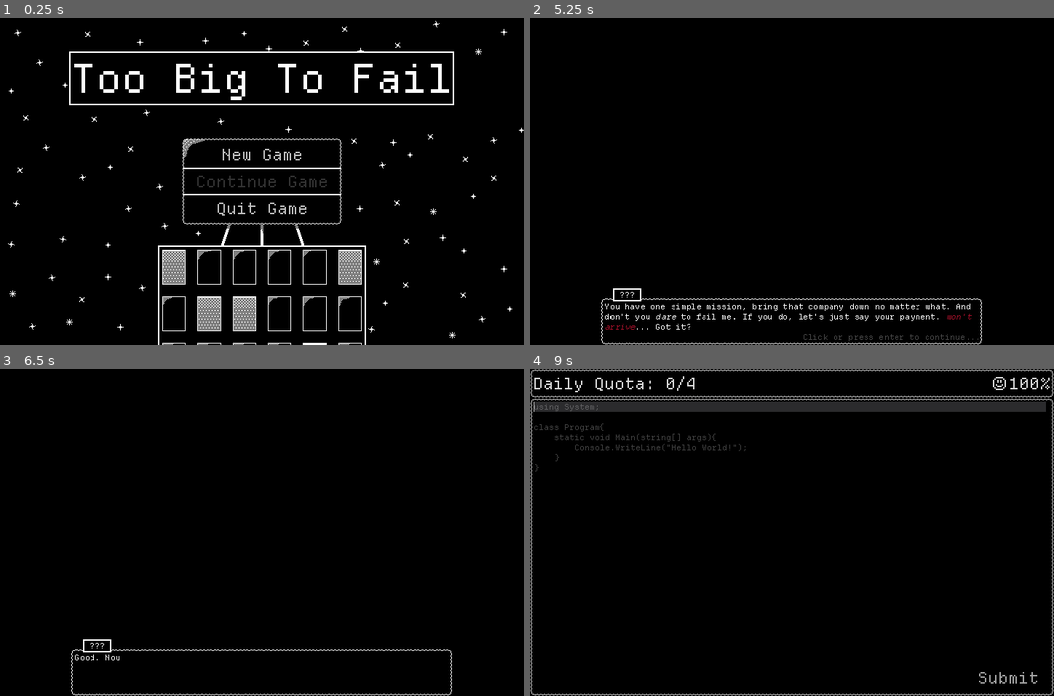
Above: before the commit, frames 1-4 (two rows, left to right).
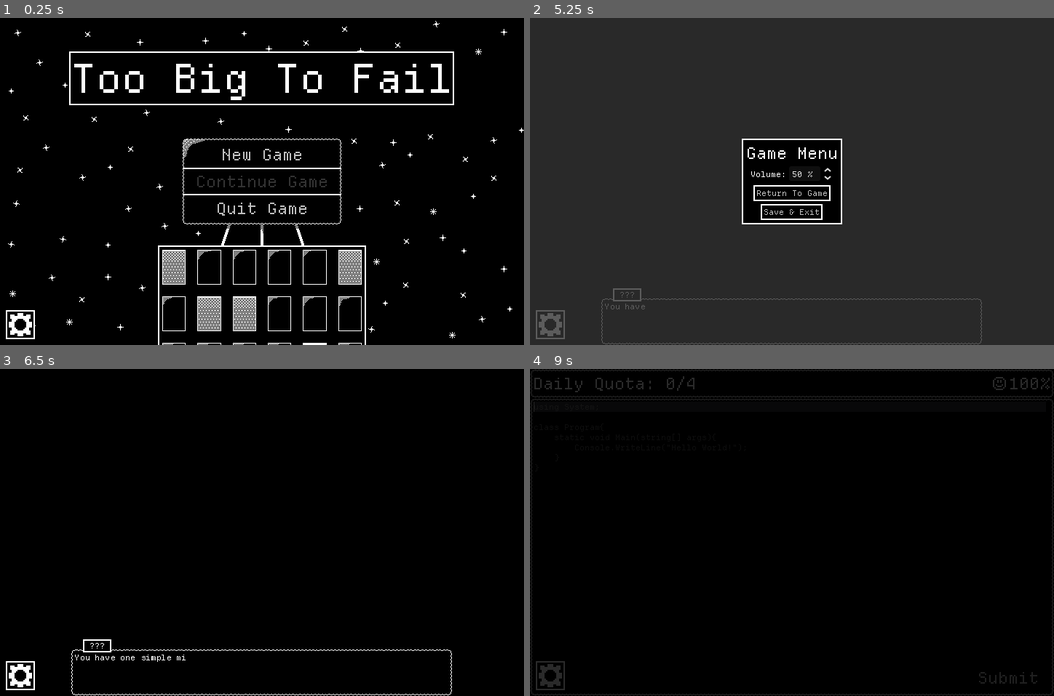
Above: after the commit, the same moments.

Repository: GemDust0/TooBigToFail
Game: Godot game, scene res://Scenes/TitleScreen.tscn
Two runs of this game, one before a commit and one after it. Both use one fixed random seed, a clock stepped at 60 frames per second and the inputs below.
Inputs (mouse positions are in pixels of both pictures, inside the frame that each line leads up to):
- Up to frame 1 (0.25 s): no input
- Up to frame 2 (5.25 s): click (550, 325) at 0.52 s; click (792, 194) at 1.25 s, where only the run after the commit has a clickable "Return To Game"; click "New Game" at 2 s; tap Enter (enter) at 2.75 s; move the mouse to (907, 165) at 2.77 s; hold Enter (enter) 2.78-3.53 s; click (907, 165) at 2.92 s; tap Space at 3.5 s; move the mouse to (687, 197) at 3.52 s; click (687, 197) at 3.6 s; move the mouse to (844, 109) at 4.27 s; hold Enter (enter) 4.28-5 s; click (844, 109) at 4.42 s; click (550, 325) at 5.02 s
- Up to frame 3 (6.5 s): click (262, 545) at 5.75 s, where only the run after the commit has a clickable "Return To Game"
- Up to frame 4 (9 s): tap Enter (enter) at 6.5, 7.25 s; move the mouse to (765, 597) at 6.52 s; click (765, 597) at 6.6 s; move the mouse to (949, 581) at 7.27 s; hold Enter (enter) 7.28-8.03 s; click (949, 581) at 7.42 s; move the mouse to (634, 483) at 8.02 s; click (634, 483) at 8.1 s; move the mouse to (818, 532) at 8.77 s; hold Enter (enter) from 8.78 s (still down); click (818, 532) at 8.92 s

The runs differ from the first frame. In frame 1, 0.3% of the frame differs, in the area x 1-7%, y 89-99%; in frame 2, 96%, in the area x 0-100%, y 0-100%; in frame 3, 0.4%; in frame 4, 5.3%.

Commit message:
GameMenu tweaks

Diff:
--- a/Scenes/CorporateSim.tscn
+++ b/Scenes/CorporateSim.tscn
@@ -26,6 +26,7 @@
 [ext_resource type="PackedScene" uid="uid://c463mhbtyan7m" path="res://Scenes/Employees/QaTester.tscn" id="22_3xc6l"]
 [ext_resource type="PackedScene" uid="uid://c5rfmaaquqbnt" path="res://Scenes/Employees/Cat.tscn" id="23_35kq6"]
 [ext_resource type="PackedScene" uid="uid://bw6uqna2uej6v" path="res://Scenes/TransitionObject.tscn" id="26_s85ji"]
+[ext_resource type="PackedScene" uid="uid://cuy180vvxh21n" path="res://Scenes/GameMenu.tscn" id="27_rwkd1"]
 
 [node name="CorporateSim" type="Node" unique_id=1056640650]
 script = ExtResource("1_v5m7x")
@@ -354,6 +355,12 @@
 
 [node name="RelicInventory" parent="." unique_id=1807914356 instance=ExtResource("11_ig6cq")]
 
+[node name="GameMenu" parent="." unique_id=873510849 instance=ExtResource("27_rwkd1")]
+offset_left = 8.0
+offset_top = 402.0
+offset_right = -672.0
+offset_bottom = -8.0
+
 [connection signal="pressed" from="HUD/TargetReached/ButtonMargin/ButtonMargin/Confirm" to="." method="target_reached_accept"]
 [connection signal="pressed" from="HUD/MarginContainer/MarginContainer/HandInTargetButton" to="." method="display_target_reached"]
 [connection signal="pressed" from="HUD/RelicUnlock/ButtonMargin/VBoxContainer/ButtonMargin/ButtonMargin/RelicConfirm" to="." method="accept_relic"]
--- a/Scenes/Cutscene.tscn
+++ b/Scenes/Cutscene.tscn
@@ -3,6 +3,7 @@
 [ext_resource type="PackedScene" uid="uid://d0l8cldmt5055" path="res://Scenes/Dialogue.tscn" id="1_1srds"]
 [ext_resource type="Script" uid="uid://c4fi2io8v23b0" path="res://Scripts/Cutscene.gd" id="1_idm0t"]
 [ext_resource type="PackedScene" uid="uid://bw6uqna2uej6v" path="res://Scenes/TransitionObject.tscn" id="3_qcpka"]
+[ext_resource type="PackedScene" uid="uid://cuy180vvxh21n" path="res://Scenes/GameMenu.tscn" id="4_qcpka"]
 
 [node name="Cutscene" type="Node" unique_id=1404501526]
 script = ExtResource("1_idm0t")
@@ -26,4 +27,10 @@
 
 [node name="TransitionObject" parent="." unique_id=1894568809 instance=ExtResource("3_qcpka")]
 
+[node name="GameMenu" parent="." unique_id=873510849 instance=ExtResource("4_qcpka")]
+offset_left = 8.0
+offset_top = 402.0
+offset_right = -672.0
+offset_bottom = -8.0
+
 [connection signal="ended" from="Dialogue" to="." method="transition"]
--- a/Scenes/EmployeeSequence.tscn
+++ b/Scenes/EmployeeSequence.tscn
@@ -7,6 +7,7 @@
 [ext_resource type="Texture2D" uid="uid://bvq08ao3jco3" path="res://Assets/SadFace.png" id="4_1ws3y"]
 [ext_resource type="Texture2D" uid="uid://dfhv185c4coyh" path="res://Assets/HappyFace.png" id="4_pvl1v"]
 [ext_resource type="PackedScene" uid="uid://bw6uqna2uej6v" path="res://Scenes/TransitionObject.tscn" id="7_1ws3y"]
+[ext_resource type="PackedScene" uid="uid://cuy180vvxh21n" path="res://Scenes/GameMenu.tscn" id="8_s7mt1"]
 
 [node name="EmployeeSequence" type="Node" unique_id=595623739]
 script = ExtResource("1_56010")
@@ -56,4 +57,15 @@
 
 [node name="TransitionObject" parent="." unique_id=1894568809 instance=ExtResource("7_1ws3y")]
 
+[node name="GameMenu" parent="." unique_id=873510849 instance=ExtResource("8_s7mt1")]
+anchors_preset = 2
+anchor_top = 1.0
+anchor_right = 0.0
+offset_left = 8.0
+offset_top = -48.0
+offset_right = 8.0
+offset_bottom = -48.0
+grow_horizontal = 1
+grow_vertical = 0
+
 [connection signal="pressed" from="Submit" to="." method="_on_submit_pressed"]
--- a/Scenes/GameMenu.tscn
+++ b/Scenes/GameMenu.tscn
@@ -8,9 +8,8 @@
 anchors_preset = 15
 anchor_right = 1.0
 anchor_bottom = 1.0
-offset_top = 1.0
 offset_right = -680.0
-offset_bottom = -409.0
+offset_bottom = -410.0
 grow_horizontal = 2
 grow_vertical = 2
 script = ExtResource("1_sj0hj")
@@ -64,7 +63,7 @@
 grow_horizontal = 2
 grow_vertical = 2
 mouse_filter = 2
-color = Color(1, 1, 1, 0.23529412)
+color = Color(1, 1, 1, 0)
 
 [node name="SettingsButton" type="TextureButton" parent="IconContainer/ColorRect/MarginContainer/MarginContainer/SettingsIcon" unique_id=1629070363]
 layout_mode = 1
@@ -74,19 +73,20 @@
 grow_horizontal = 2
 grow_vertical = 2
 
-[node name="MenuNode" type="Node" parent="." unique_id=1683817513]
-
-[node name="MenuGrayout" type="ColorRect" parent="MenuNode" unique_id=1080026190]
-anchors_preset = 15
-anchor_right = 1.0
-anchor_bottom = 1.0
-offset_top = 1.0
-offset_bottom = 1.0
+[node name="MenuLayer" type="CanvasLayer" parent="." unique_id=56147456]
+process_mode = 3
+layer = 2
+visible = false
+
+[node name="MenuGrayout" type="ColorRect" parent="MenuLayer" unique_id=1080026190]
+anchors_preset = 15
+anchor_right = 1.0
+anchor_bottom = 1.0
 grow_horizontal = 2
 grow_vertical = 2
 color = Color(0.2, 0.2, 0.2, 0.8)
 
-[node name="MenuContainer" type="MarginContainer" parent="MenuNode/MenuGrayout" unique_id=431319023]
+[node name="MenuContainer" type="MarginContainer" parent="MenuLayer/MenuGrayout" unique_id=431319023]
 layout_mode = 1
 anchors_preset = 8
 anchor_left = 0.5
@@ -100,47 +100,47 @@
 grow_horizontal = 2
 grow_vertical = 2
 
-[node name="ColorRect" type="ColorRect" parent="MenuNode/MenuGrayout/MenuContainer" unique_id=336039930]
-layout_mode = 2
-
-[node name="MarginContainer" type="MarginContainer" parent="MenuNode/MenuGrayout/MenuContainer" unique_id=972499815]
-layout_mode = 2
-theme_override_constants/margin_left = 2
-theme_override_constants/margin_top = 2
-theme_override_constants/margin_right = 2
-theme_override_constants/margin_bottom = 2
-
-[node name="ColorRect" type="ColorRect" parent="MenuNode/MenuGrayout/MenuContainer/MarginContainer" unique_id=1063727400]
-layout_mode = 2
-color = Color(0, 0, 0, 1)
-
-[node name="MarginContainer" type="MarginContainer" parent="MenuNode/MenuGrayout/MenuContainer/MarginContainer" unique_id=588664557]
+[node name="ColorRect" type="ColorRect" parent="MenuLayer/MenuGrayout/MenuContainer" unique_id=336039930]
+layout_mode = 2
+
+[node name="MarginContainer" type="MarginContainer" parent="MenuLayer/MenuGrayout/MenuContainer" unique_id=972499815]
+layout_mode = 2
+theme_override_constants/margin_left = 2
+theme_override_constants/margin_top = 2
+theme_override_constants/margin_right = 2
+theme_override_constants/margin_bottom = 2
+
+[node name="ColorRect" type="ColorRect" parent="MenuLayer/MenuGrayout/MenuContainer/MarginContainer" unique_id=1063727400]
+layout_mode = 2
+color = Color(0, 0, 0, 1)
+
+[node name="MarginContainer" type="MarginContainer" parent="MenuLayer/MenuGrayout/MenuContainer/MarginContainer" unique_id=588664557]
 layout_mode = 2
 theme_override_constants/margin_left = 4
 theme_override_constants/margin_top = 4
 theme_override_constants/margin_right = 4
 theme_override_constants/margin_bottom = 4
 
-[node name="VBoxContainer" type="VBoxContainer" parent="MenuNode/MenuGrayout/MenuContainer/MarginContainer/MarginContainer" unique_id=1123663538]
-layout_mode = 2
-
-[node name="Label" type="Label" parent="MenuNode/MenuGrayout/MenuContainer/MarginContainer/MarginContainer/VBoxContainer" unique_id=1330997251]
+[node name="VBoxContainer" type="VBoxContainer" parent="MenuLayer/MenuGrayout/MenuContainer/MarginContainer/MarginContainer" unique_id=1123663538]
+layout_mode = 2
+
+[node name="Label" type="Label" parent="MenuLayer/MenuGrayout/MenuContainer/MarginContainer/MarginContainer/VBoxContainer" unique_id=1330997251]
 layout_mode = 2
 size_flags_horizontal = 4
 size_flags_vertical = 0
 theme_override_font_sizes/font_size = 22
 text = "Game Menu"
 
-[node name="HBoxContainer" type="HBoxContainer" parent="MenuNode/MenuGrayout/MenuContainer/MarginContainer/MarginContainer/VBoxContainer" unique_id=1465555382]
+[node name="HBoxContainer" type="HBoxContainer" parent="MenuLayer/MenuGrayout/MenuContainer/MarginContainer/MarginContainer/VBoxContainer" unique_id=1465555382]
 layout_mode = 2
 alignment = 1
 
-[node name="Label" type="Label" parent="MenuNode/MenuGrayout/MenuContainer/MarginContainer/MarginContainer/VBoxContainer/HBoxContainer" unique_id=712281708]
+[node name="Label" type="Label" parent="MenuLayer/MenuGrayout/MenuContainer/MarginContainer/MarginContainer/VBoxContainer/HBoxContainer" unique_id=712281708]
 layout_mode = 2
 size_flags_horizontal = 0
 text = "Volume:"
 
-[node name="SpinBox" type="SpinBox" parent="MenuNode/MenuGrayout/MenuContainer/MarginContainer/MarginContainer/VBoxContainer/HBoxContainer" unique_id=1715732637]
+[node name="SpinBox" type="SpinBox" parent="MenuLayer/MenuGrayout/MenuContainer/MarginContainer/MarginContainer/VBoxContainer/HBoxContainer" unique_id=1715732637]
 unique_name_in_owner = true
 custom_minimum_size = Vector2(61, 0)
 layout_mode = 2
@@ -152,62 +152,62 @@
 custom_arrow_round = true
 select_all_on_focus = true
 
-[node name="MarginContainer2" type="MarginContainer" parent="MenuNode/MenuGrayout/MenuContainer/MarginContainer/MarginContainer/VBoxContainer" unique_id=793800981]
-layout_mode = 2
-size_flags_horizontal = 4
-
-[node name="ColorRect" type="ColorRect" parent="MenuNode/MenuGrayout/MenuContainer/MarginContainer/MarginContainer/VBoxContainer/MarginContainer2" unique_id=642868475]
-layout_mode = 2
-
-[node name="MarginContainer" type="MarginContainer" parent="MenuNode/MenuGrayout/MenuContainer/MarginContainer/MarginContainer/VBoxContainer/MarginContainer2" unique_id=1768360225]
-layout_mode = 2
-theme_override_constants/margin_left = 2
-theme_override_constants/margin_top = 2
-theme_override_constants/margin_right = 2
-theme_override_constants/margin_bottom = 2
-
-[node name="ColorRect" type="ColorRect" parent="MenuNode/MenuGrayout/MenuContainer/MarginContainer/MarginContainer/VBoxContainer/MarginContainer2/MarginContainer" unique_id=2136885182]
-layout_mode = 2
-color = Color(0, 0, 0, 1)
-
-[node name="MarginContainer" type="MarginContainer" parent="MenuNode/MenuGrayout/MenuContainer/MarginContainer/MarginContainer/VBoxContainer/MarginContainer2/MarginContainer" unique_id=476084257]
-layout_mode = 2
-theme_override_constants/margin_left = 2
-theme_override_constants/margin_top = 2
-theme_override_constants/margin_right = 2
-theme_override_constants/margin_bottom = 2
-
-[node name="Return" type="Button" parent="MenuNode/MenuGrayout/MenuContainer/MarginContainer/MarginContainer/VBoxContainer/MarginContainer2/MarginContainer/MarginContainer" unique_id=1151399291]
+[node name="MarginContainer2" type="MarginContainer" parent="MenuLayer/MenuGrayout/MenuContainer/MarginContainer/MarginContainer/VBoxContainer" unique_id=793800981]
+layout_mode = 2
+size_flags_horizontal = 4
+
+[node name="ColorRect" type="ColorRect" parent="MenuLayer/MenuGrayout/MenuContainer/MarginContainer/MarginContainer/VBoxContainer/MarginContainer2" unique_id=642868475]
+layout_mode = 2
+
+[node name="MarginContainer" type="MarginContainer" parent="MenuLayer/MenuGrayout/MenuContainer/MarginContainer/MarginContainer/VBoxContainer/MarginContainer2" unique_id=1768360225]
+layout_mode = 2
+theme_override_constants/margin_left = 2
+theme_override_constants/margin_top = 2
+theme_override_constants/margin_right = 2
+theme_override_constants/margin_bottom = 2
+
+[node name="ColorRect" type="ColorRect" parent="MenuLayer/MenuGrayout/MenuContainer/MarginContainer/MarginContainer/VBoxContainer/MarginContainer2/MarginContainer" unique_id=2136885182]
+layout_mode = 2
+color = Color(0, 0, 0, 1)
+
+[node name="MarginContainer" type="MarginContainer" parent="MenuLayer/MenuGrayout/MenuContainer/MarginContainer/MarginContainer/VBoxContainer/MarginContainer2/MarginContainer" unique_id=476084257]
+layout_mode = 2
+theme_override_constants/margin_left = 2
+theme_override_constants/margin_top = 2
+theme_override_constants/margin_right = 2
+theme_override_constants/margin_bottom = 2
+
+[node name="Return" type="Button" parent="MenuLayer/MenuGrayout/MenuContainer/MarginContainer/MarginContainer/VBoxContainer/MarginContainer2/MarginContainer/MarginContainer" unique_id=1151399291]
 layout_mode = 2
 size_flags_horizontal = 4
 text = "Return To Game"
 
-[node name="MarginContainer" type="MarginContainer" parent="MenuNode/MenuGrayout/MenuContainer/MarginContainer/MarginContainer/VBoxContainer" unique_id=368025717]
-layout_mode = 2
-size_flags_horizontal = 4
-
-[node name="ColorRect" type="ColorRect" parent="MenuNode/MenuGrayout/MenuContainer/MarginContainer/MarginContainer/VBoxContainer/MarginContainer" unique_id=1902683912]
-layout_mode = 2
-
-[node name="MarginContainer" type="MarginContainer" parent="MenuNode/MenuGrayout/MenuContainer/MarginContainer/MarginContainer/VBoxContainer/MarginContainer" unique_id=210570370]
-layout_mode = 2
-theme_override_constants/margin_left = 2
-theme_override_constants/margin_top = 2
-theme_override_constants/margin_right = 2
-theme_override_constants/margin_bottom = 2
-
-[node name="ColorRect" type="ColorRect" parent="MenuNode/MenuGrayout/MenuContainer/MarginContainer/MarginContainer/VBoxContainer/MarginContainer/MarginContainer" unique_id=1213178726]
-layout_mode = 2
-color = Color(0, 0, 0, 1)
-
-[node name="MarginContainer" type="MarginContainer" parent="MenuNode/MenuGrayout/MenuContainer/MarginContainer/MarginContainer/VBoxContainer/MarginContainer/MarginContainer" unique_id=809698958]
-layout_mode = 2
-theme_override_constants/margin_left = 2
-theme_override_constants/margin_top = 2
-theme_override_constants/margin_right = 2
-theme_override_constants/margin_bottom = 2
-
-[node name="SaveExit" type="Button" parent="MenuNode/MenuGrayout/MenuContainer/MarginContainer/MarginContainer/VBoxContainer/MarginContainer/MarginContainer/MarginContainer" unique_id=1861873617]
+[node name="MarginContainer" type="MarginContainer" parent="MenuLayer/MenuGrayout/MenuContainer/MarginContainer/MarginContainer/VBoxContainer" unique_id=368025717]
+layout_mode = 2
+size_flags_horizontal = 4
+
+[node name="ColorRect" type="ColorRect" parent="MenuLayer/MenuGrayout/MenuContainer/MarginContainer/MarginContainer/VBoxContainer/MarginContainer" unique_id=1902683912]
+layout_mode = 2
+
+[node name="MarginContainer" type="MarginContainer" parent="MenuLayer/MenuGrayout/MenuContainer/MarginContainer/MarginContainer/VBoxContainer/MarginContainer" unique_id=210570370]
+layout_mode = 2
+theme_override_constants/margin_left = 2
+theme_override_constants/margin_top = 2
+theme_override_constants/margin_right = 2
+theme_override_constants/margin_bottom = 2
+
+[node name="ColorRect" type="ColorRect" parent="MenuLayer/MenuGrayout/MenuContainer/MarginContainer/MarginContainer/VBoxContainer/MarginContainer/MarginContainer" unique_id=1213178726]
+layout_mode = 2
+color = Color(0, 0, 0, 1)
+
+[node name="MarginContainer" type="MarginContainer" parent="MenuLayer/MenuGrayout/MenuContainer/MarginContainer/MarginContainer/VBoxContainer/MarginContainer/MarginContainer" unique_id=809698958]
+layout_mode = 2
+theme_override_constants/margin_left = 2
+theme_override_constants/margin_top = 2
+theme_override_constants/margin_right = 2
+theme_override_constants/margin_bottom = 2
+
+[node name="SaveExit" type="Button" parent="MenuLayer/MenuGrayout/MenuContainer/MarginContainer/MarginContainer/VBoxContainer/MarginContainer/MarginContainer/MarginContainer" unique_id=1861873617]
 layout_mode = 2
 size_flags_horizontal = 4
 text = "Save & Exit"
@@ -217,6 +217,6 @@
 [connection signal="mouse_exited" from="IconContainer/ColorRect/MarginContainer/MarginContainer/SettingsIcon/SettingsButton" to="." method="_on_settings_button_mouse_exited"]
 [connection signal="pressed" from="IconContainer/ColorRect/MarginContainer/MarginContainer/SettingsIcon/SettingsButton" to="." method="open"]
 [connection signal="pressed" from="IconContainer/ColorRect/MarginContainer/MarginContainer/SettingsIcon/SettingsButton" to="." method="_on_settings_button_pressed"]
-[connection signal="value_changed" from="MenuNode/MenuGrayout/MenuContainer/MarginContainer/MarginContainer/VBoxContainer/HBoxContainer/SpinBox" to="." method="_on_spin_box_value_changed"]
-[connection signal="pressed" from="MenuNode/MenuGrayout/MenuContainer/MarginContainer/MarginContainer/VBoxContainer/MarginContainer2/MarginContainer/MarginContainer/Return" to="." method="close"]
-[connection signal="pressed" from="MenuNode/MenuGrayout/MenuContainer/MarginContainer/MarginContainer/VBoxContainer/MarginContainer/MarginContainer/MarginContainer/SaveExit" to="." method="_on_save_exit_pressed"]
+[connection signal="value_changed" from="MenuLayer/MenuGrayout/MenuContainer/MarginContainer/MarginContainer/VBoxContainer/HBoxContainer/SpinBox" to="." method="_on_spin_box_value_changed"]
+[connection signal="pressed" from="MenuLayer/MenuGrayout/MenuContainer/MarginContainer/MarginContainer/VBoxContainer/MarginContainer2/MarginContainer/MarginContainer/Return" to="." method="close"]
+[connection signal="pressed" from="MenuLayer/MenuGrayout/MenuContainer/MarginContainer/MarginContainer/VBoxContainer/MarginContainer/MarginContainer/MarginContainer/SaveExit" to="." method="_on_save_exit_pressed"]
--- a/Scenes/TitleScreen.tscn
+++ b/Scenes/TitleScreen.tscn
@@ -5,6 +5,7 @@
 [ext_resource type="TileSet" uid="uid://dcofykib1g8jy" path="res://Assets/menu_tileset.tres" id="2_vmg2h"]
 [ext_resource type="Texture2D" uid="uid://dadncw3lda7cs" path="res://Assets/CorporateBuilding.png" id="3_n15yj"]
 [ext_resource type="PackedScene" uid="uid://bw6uqna2uej6v" path="res://Scenes/TransitionObject.tscn" id="5_emot1"]
+[ext_resource type="PackedScene" uid="uid://cuy180vvxh21n" path="res://Scenes/GameMenu.tscn" id="6_i5sur"]
 
 [node name="TitleScreen" type="Node" unique_id=2004643761]
 script = ExtResource("1_8l4an")
@@ -93,5 +94,16 @@
 horizontal_alignment = 1
 vertical_alignment = 1
 
+[node name="GameMenu" parent="." unique_id=873510849 instance=ExtResource("6_i5sur")]
+anchors_preset = 0
+anchor_right = 0.0
+anchor_bottom = 0.0
+offset_left = 8.0
+offset_top = 402.0
+offset_right = 8.0
+offset_bottom = 402.0
+grow_horizontal = 1
+grow_vertical = 1
+
 [connection signal="pressed" from="CanvasLayer/VBoxContainer/NewGame" to="." method="_on_new_game_pressed"]
 [connection signal="pressed" from="CanvasLayer/VBoxContainer/ExitGame" to="." method="_on_exit_game_pressed"]
--- a/Scenes/TransitionObject.tscn
+++ b/Scenes/TransitionObject.tscn
@@ -56,6 +56,7 @@
 
 [node name="TransitionObject" type="ColorRect" unique_id=1894568809]
 process_mode = 2
+z_index = 2
 anchors_preset = 15
 anchor_right = 1.0
 anchor_bottom = 1.0
--- a/Scripts/Dialogue.gd
+++ b/Scripts/Dialogue.gd
@@ -26,6 +26,8 @@
 	period_timer.stop()
 
 func _input(event: InputEvent) -> void:
+	if GameMenu.is_open || GameMenu.icon_hovered:
+		return
 	if event.is_action_pressed("enter") || event.is_action_pressed("left_click"):
 		if label.visible_characters < dialogue[dialogue_index].length():
 			label.visible_characters = dialogue[dialogue_index].length()
--- a/Scripts/GameMenu.gd
+++ b/Scripts/GameMenu.gd
@@ -1,16 +1,23 @@
 class_name GameMenu extends Control
 
-@onready var menu: ColorRect = $MenuNode/MenuGrayout
+@onready var menu: CanvasLayer = $MenuLayer
 @onready var settings_highlight: ColorRect = %SettingsHighlight
+static var is_open: bool = false
+static var icon_hovered: bool = false
 
 func _ready() -> void:
 	%SpinBox.value = AudioPlayer.volume_linear / AudioPlayer.max_volume * 100
 
 func open() -> void:
+	_on_settings_button_pressed()
 	menu.visible = true
+	get_tree().paused = true
+	is_open = true
 
 func close() -> void:
 	menu.visible = false
+	get_tree().paused = false
+	is_open = false
 
 func _on_spin_box_value_changed(value: float) -> void:
 	AudioPlayer.volume_linear = AudioPlayer.max_volume * value / 100
@@ -19,13 +26,21 @@
 	get_tree().quit()
 
 func _on_settings_button_mouse_entered() -> void:
-	settings_highlight.color = Color(1.0, 1.0, 1.0, 0.75)
+	if !get_tree().paused:
+		settings_highlight.color = Color(1.0, 1.0, 1.0, 0.75)
+		icon_hovered = true
 
 func _on_settings_button_mouse_exited() -> void:
-	settings_highlight.color = Color(0.0, 0.0, 0.0, 0.0)
+	if !get_tree().paused:
+		settings_highlight.color = Color(0.0, 0.0, 0.0, 0.0)
+		icon_hovered = false
 
 func _on_settings_button_button_down() -> void:
-	settings_highlight.color = Color(0.3, 0.3, 0.3, 0.75)
+	if !get_tree().paused:
+		settings_highlight.color = Color(0.3, 0.3, 0.3, 0.75)
+		icon_hovered = true
 
 func _on_settings_button_pressed() -> void:
-	settings_highlight.color = Color(0.0, 0.0, 0.0, 0.0)
+	if !get_tree().paused:
+		settings_highlight.color = Color(0.0, 0.0, 0.0, 0.0)
+		icon_hovered = false
